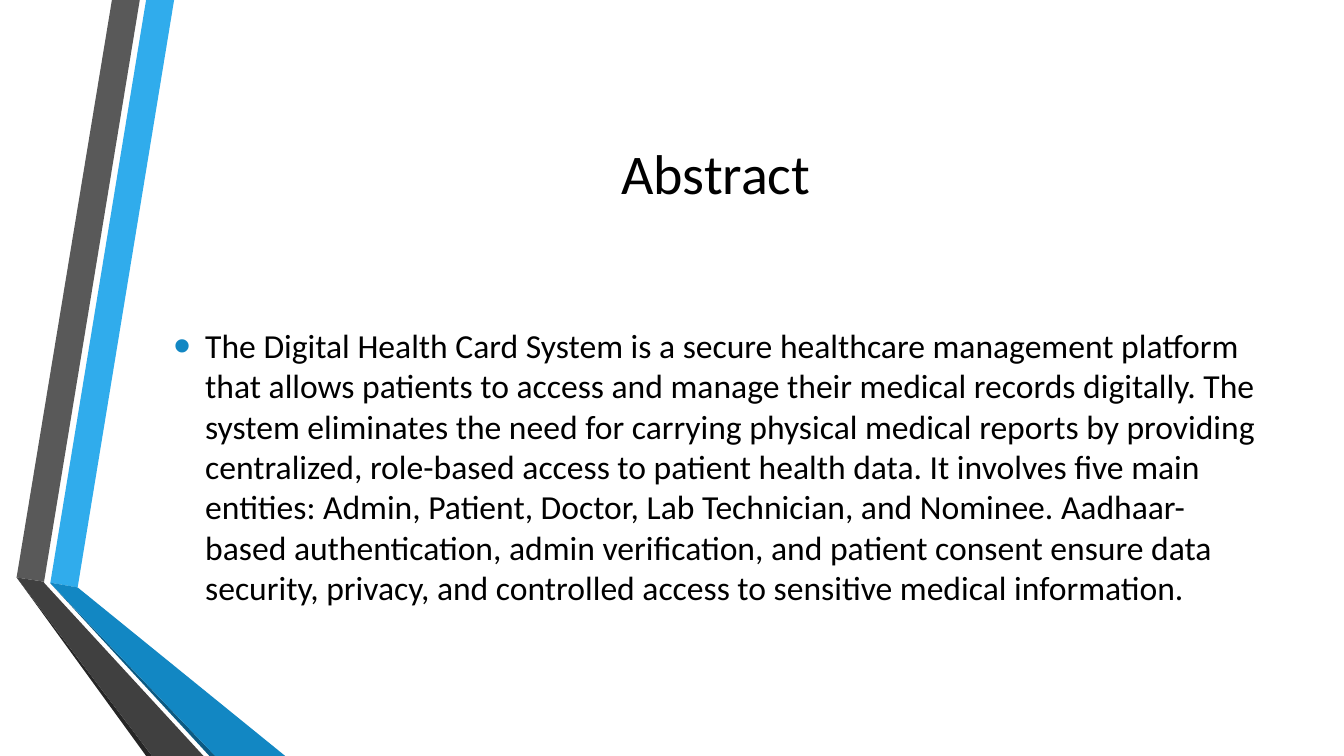
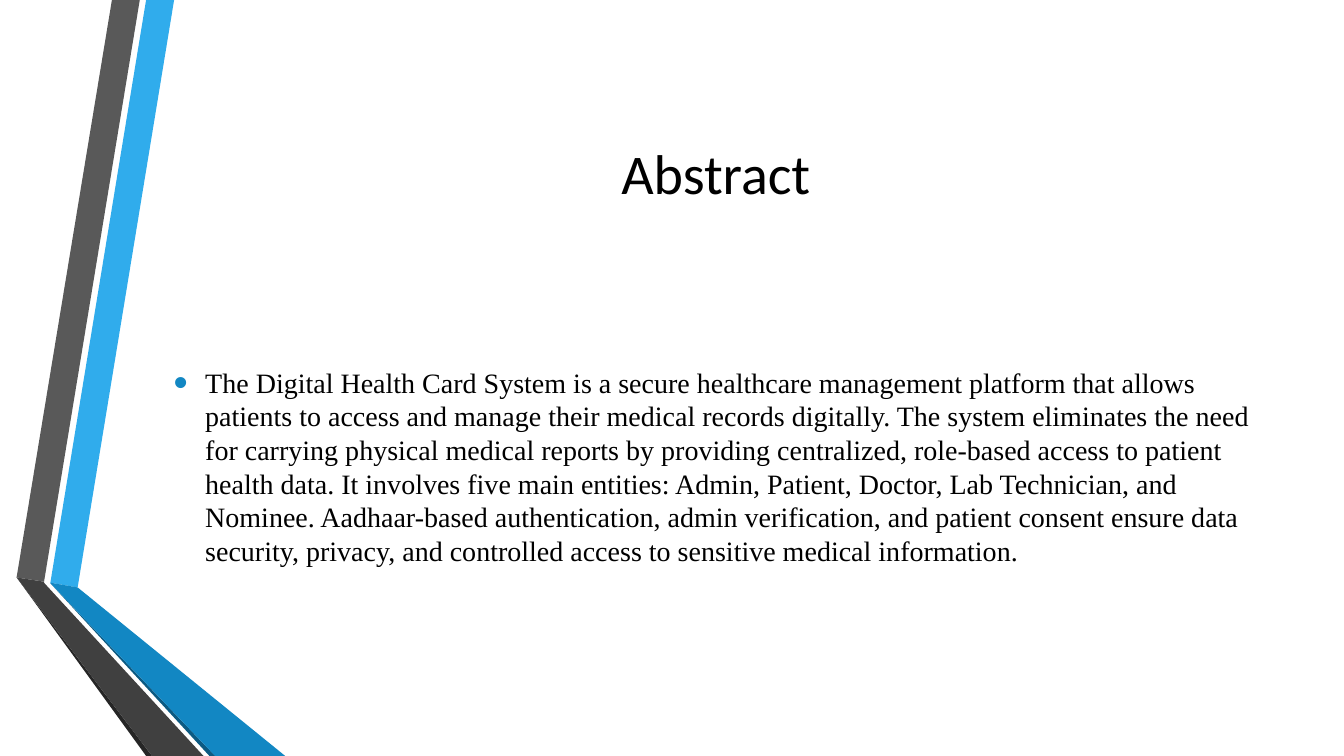
Before and after one commit to kedar3016/DIGITAL_HEALTH_CARD, a slide deck: slide 2 of Digital Health Card.pptx. Drawn at 1344x756 pixels with LibreOffice and Linux fonts; fonts in the diff are those of the drawing; background and template pictures are left out. Boxes give left, top, right and bottom in pixels: in the first picture for what was removed or moved away, otherwise in the second. Text is boxed around its words. In the diff, an @@ line names an element or a change of style, - is before the commit and + after.

Commit message:
Digital Health Card PPt

```diff
--- a/Digital Health Card.pptx
+++ b/Digital Health Card.pptx
@@ text "The Digital Health Card System ..." at [205, 373, 1249, 566]: size 24 to 20 pt, font Calibri to Times New Roman @@
```
Also in this commit, not shown: 8 other slides changed, 8 slides added, 1 slide removed.
